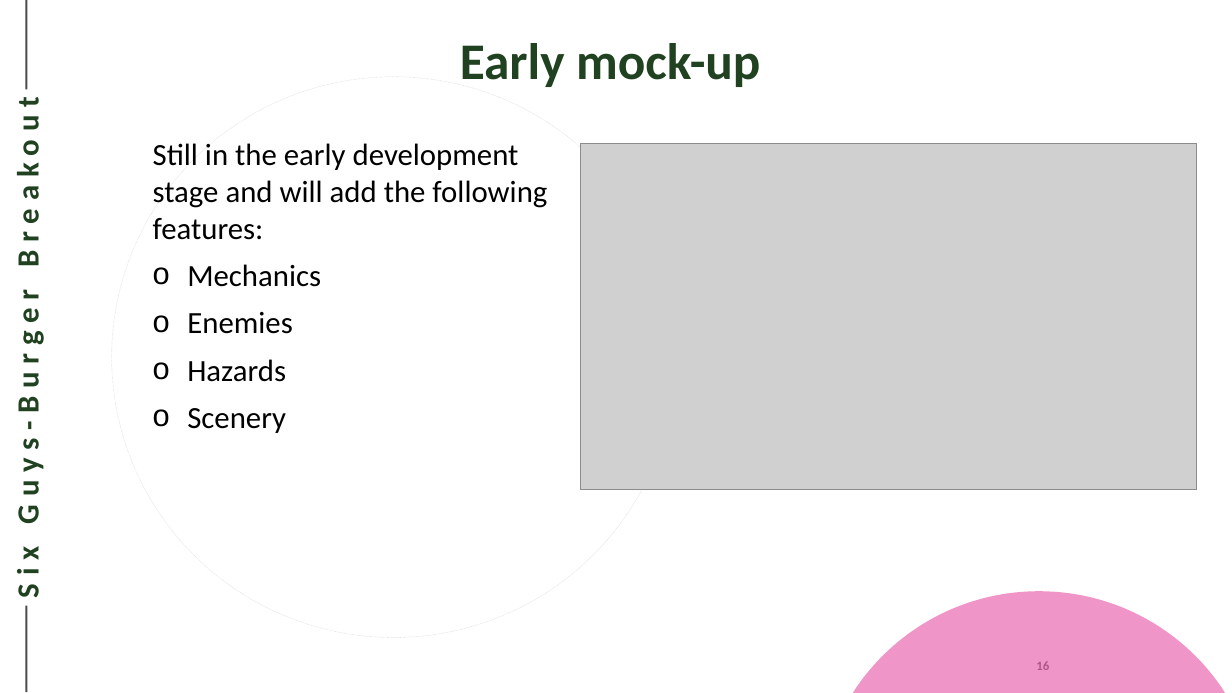
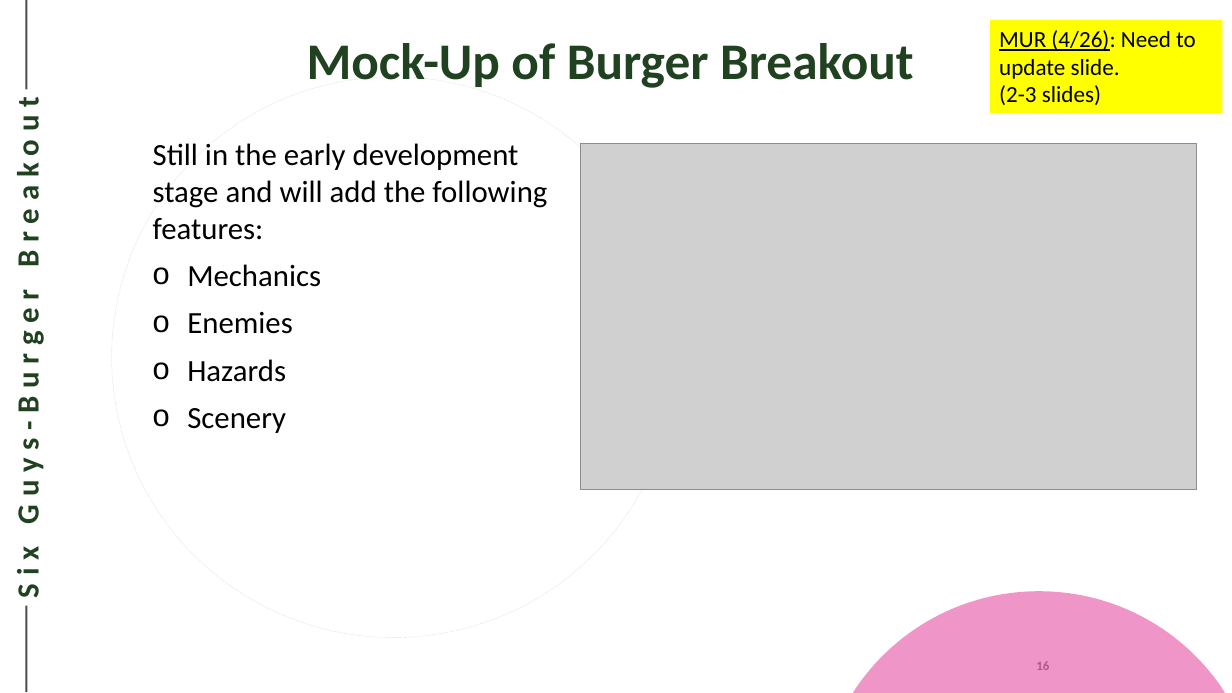
Before and after one commit to Eezby/Project-Burger, a slide deck: slide 16 of Documents/SixGuys (Group 5) Final Presentation.pptx. Drawn at 1232x693 pixels with LibreOffice and Linux fonts; fonts in the diff are those of the drawing; grey boxes stand for pictures. Boxes give left, top, right and bottom in pixels: in the first picture for what was removed or moved away, otherwise in the second. Text is boxed around its words. In the diff, an @@ line names an element or a change of style, - is before the commit and + after.

Commit message:
Updated Final Presentation

```diff
--- a/Documents/SixGuys (Group 5) Final Presentation.pptx
+++ b/Documents/SixGuys (Group 5) Final Presentation.pptx
@@ rectangle added at [991, 19, 1223, 113], fill #FFFF00, 18 pt, text #000000 @@
+MUR (4/26): Need to update slide.
+(2-3 slides)
@@ title at [307, 43, 914, 88]: text changed @@
-Early mock-up
+Mock-Up of Burger Breakout
```
Also in this commit, not shown: 3 other slides changed.
